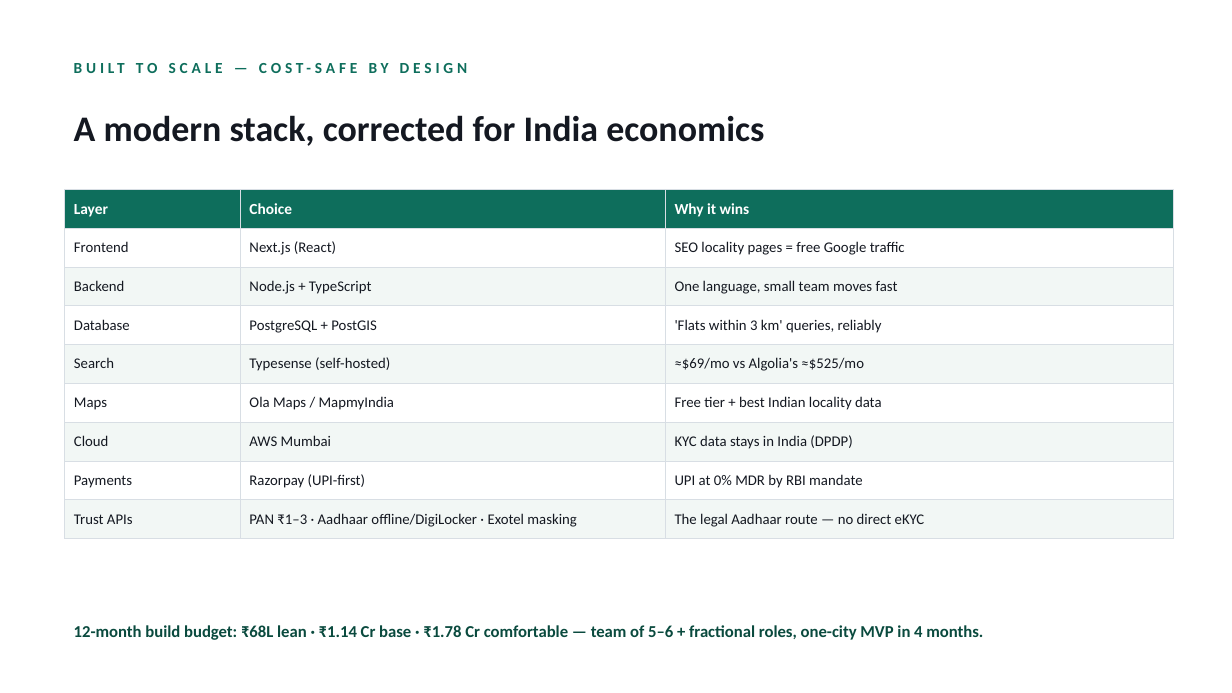
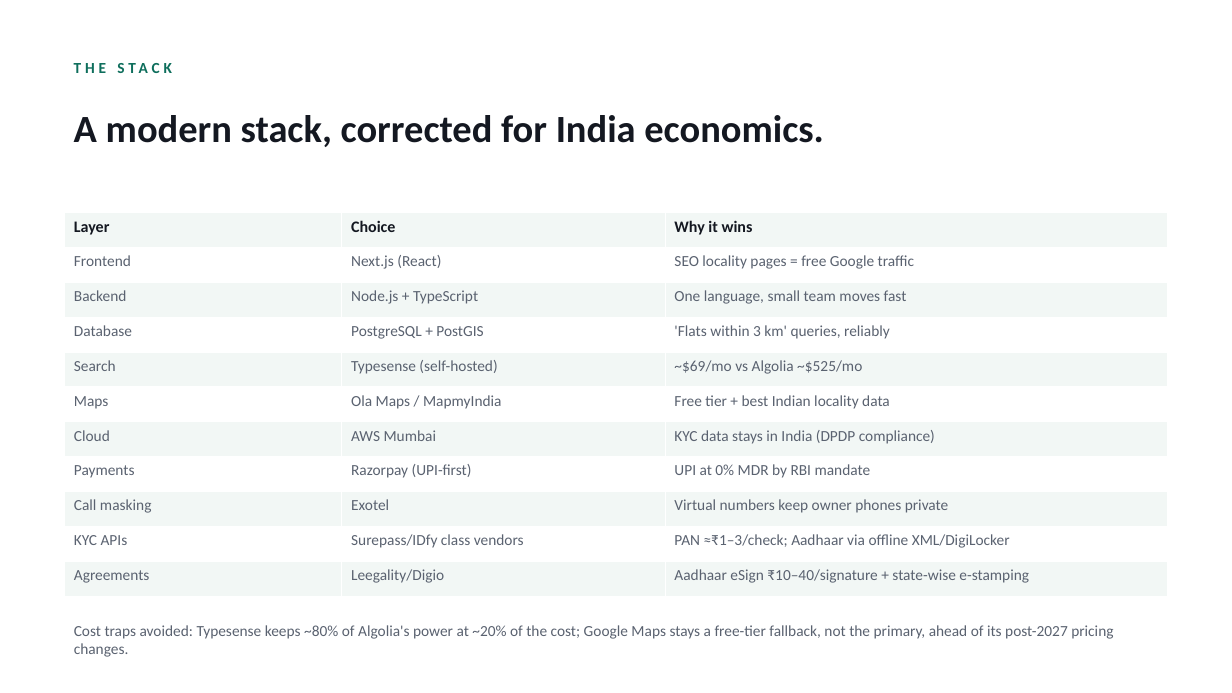
Before and after one commit to CryptoPrism-io/Propweb, a slide deck: slide 11 of docs/PropWeb_Pitch_v2.pptx (slide 8 before the commit). Drawn at 1232x693 pixels with LibreOffice and Linux fonts; fonts in the diff are those of the drawing. Boxes give left, top, right and bottom in pixels: in the first picture for what was removed or moved away, otherwise in the second. Text is boxed around its words. In the diff, an @@ line names an element or a change of style, - is before the commit and + after.

Commit message:
fix: restore rupee (₹) and approx (≈) symbols in Stack slide table rows

```diff
--- a/docs/PropWeb_Pitch_v2.pptx
+++ b/docs/PropWeb_Pitch_v2.pptx
@@ text at (74,115,824,147): text changed; size 28 to 30 pt @@
-A modern stack, corrected for India economics
+A modern stack, corrected for India economics.
@@ table at (65,213,1167,597) @@
-row 5, column 3: ≈$69/mo vs Algolia's ≈$525/mo
+row 5, column 3: ~$69/mo vs Algolia ~$525/mo
-row 7, column 3: KYC data stays in India (DPDP)
+row 7, column 3: KYC data stays in India (DPDP compliance)
-row 9: Trust APIs | PAN ₹1–3 · Aadhaar offline/DigiLocker · Exotel masking | The legal Aadhaar route — no direct eKYC
+row 9: Call masking | Exotel | Virtual numbers keep owner phones private
+row 10: KYC APIs | Surepass/IDfy class vendors | PAN ≈₹1–3/check; Aadhaar via offline XML/DigiLocker
+row 11: Agreements | Leegality/Digio | Aadhaar eSign ₹10–40/signature + state-wise e-stamping
@@ table: place and size @@
-table at (65,189,1174,531)
+table at (65,213,1167,597)
@@ text removed at (74,625,983,640) @@
-12-month build budget: ₹68L lean · ₹1.14 Cr base · ₹1.78 Cr comfortable — team of 5–6 + fractional roles, one-city MVP in 4 months.
@@ text added at (74,625,1113,657), 12 pt, text #5A6270 @@
+Cost traps avoided: Typesense keeps ~80% of Algolia's power at ~20% of the cost; Google Maps stays a free-tier fallback, not the primary, ahead of its post-2027 pricing changes.
@@ text at (526,625,547,636): text changed @@
-BUILT TO SCALE — COST-SAFE BY DESIGN
+THE STACK
```
Also in this commit, not shown: 1 other file.
